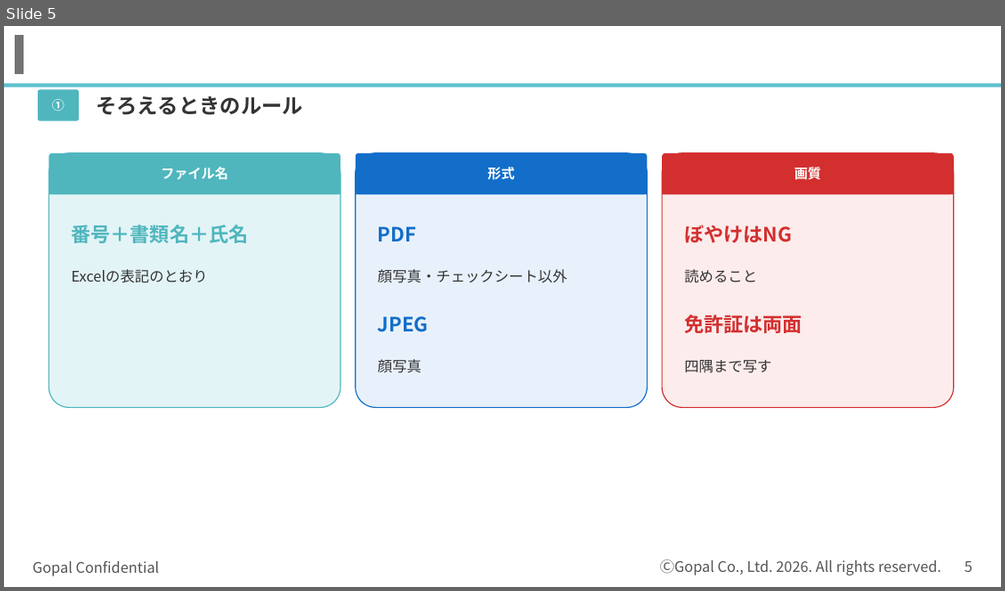
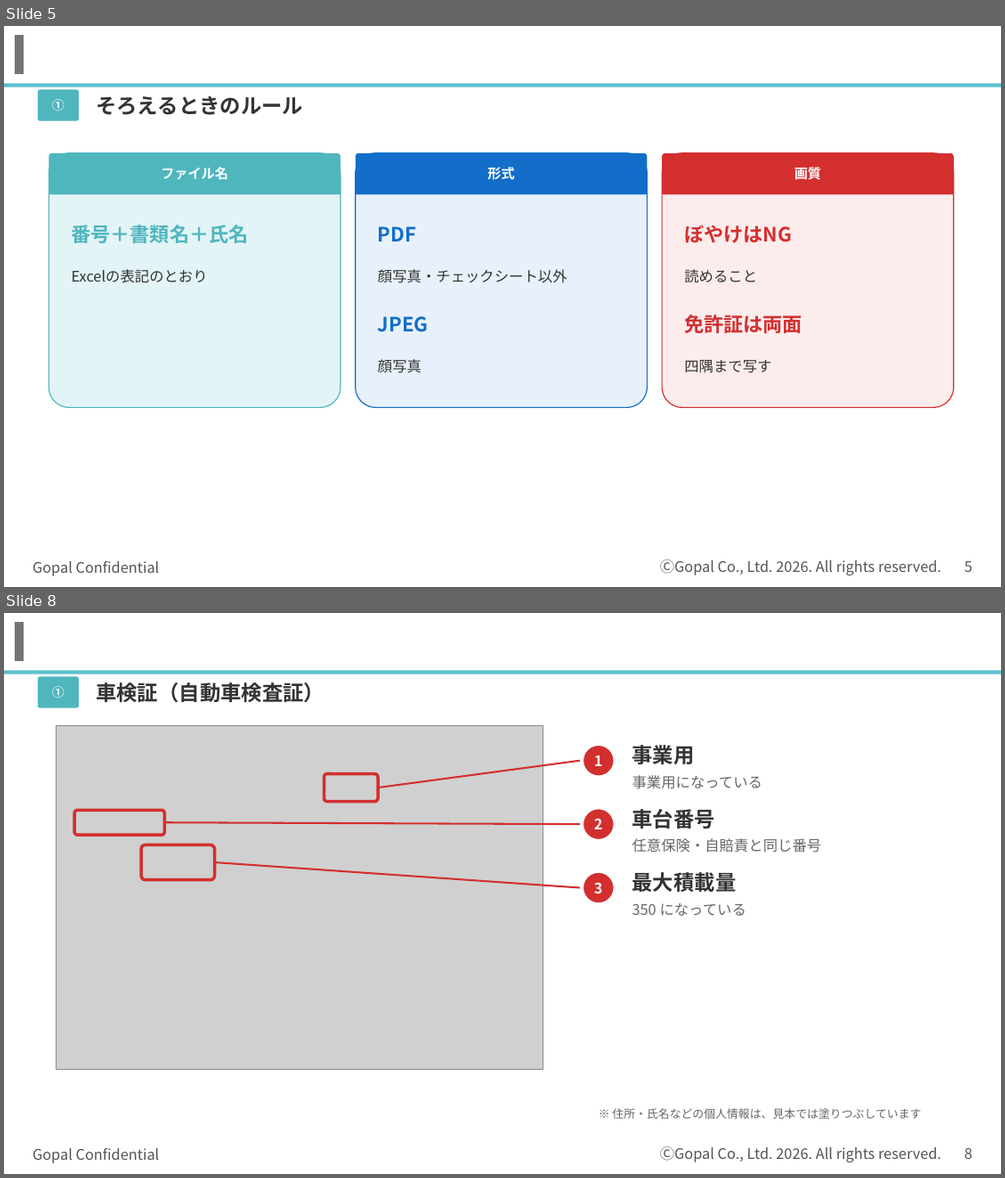
Before and after one commit to kagayugopal-eng/tamu, a slide deck: out/登録の流れ_書類準備まで.pptx. Shown one above the other, each under a label of ours: slide 5 before the commit, slides 5 and 8 after it; the slides between them are not shown. The pictures are 1005x591 and 1005x1178 pixels, drawn with LibreOffice and Linux fonts; fonts in the diff are those of the drawing; grey boxes stand for pictures; background and template pictures are left out. Boxes give left, top, right and bottom in pixels: in the first picture for what was removed or moved away, otherwise in the second. Text is boxed around its words. In the diff, an @@ line names an element or a change of style, - is before the commit and + after.

```diff
--- a/out/登録の流れ_書類準備まで.pptx
+++ b/out/登録の流れ_書類準備まで.pptx
@@ slide 8 added at bbox=[4, 613, 1001, 1174], background #FFFFFF; not listed: 5 template elements that a slide beside it also shows @@
@@ rounded rectangle added at bbox=[38, 676, 79, 708], fill #4FB6BE @@
@@ text added at bbox=[52, 686, 65, 698], 12 pt, text #FFFFFF, bold @@
+①
@@ text added at bbox=[96, 682, 324, 702], 20 pt, text #333333, bold @@
+車検証（自動車検査証）
@@ picture added at bbox=[57, 725, 543, 1070] @@
@@ ellipse added at bbox=[582, 745, 615, 776], fill #D32F2F, outline #FFFFFF 1.5 pt, 14 pt, text #FFFFFF, bold @@
+1
@@ text added at bbox=[632, 745, 695, 764], 20 pt, text #333333, bold @@
+事業用
@@ line added from (378, 787) to (580, 761), #D32F2F 1.75 pt @@
@@ rounded rectangle added at bbox=[324, 774, 378, 802], outline #D32F2F 3 pt @@
@@ text added at bbox=[632, 775, 762, 789], 14 pt, text #666666 @@
+事業用になっている
@@ rounded rectangle added at bbox=[74, 810, 165, 835], outline #D32F2F 3 pt @@
@@ line added from (165, 822) to (580, 824), #D32F2F 1.75 pt @@
@@ ellipse added at bbox=[582, 808, 615, 840], fill #D32F2F, outline #FFFFFF 1.5 pt, 14 pt, text #FFFFFF, bold @@
+2
@@ text added at bbox=[632, 809, 715, 828], 20 pt, text #333333, bold @@
+車台番号
@@ rounded rectangle added at bbox=[141, 844, 214, 880], outline #D32F2F 3 pt @@
@@ text added at bbox=[632, 838, 822, 852], 14 pt, text #666666 @@
+任意保険・自賠責と同じ番号
@@ line added from (215, 862) to (580, 887), #D32F2F 1.75 pt @@
@@ ellipse added at bbox=[582, 872, 615, 903], fill #D32F2F, outline #FFFFFF 1.5 pt, 14 pt, text #FFFFFF, bold @@
+3
@@ text added at bbox=[632, 872, 736, 892], 20 pt, text #333333, bold @@
+最大積載量
@@ text added at bbox=[632, 903, 746, 916], 14 pt, text #666666 @@
+350 になっている
@@ text added at bbox=[612, 1108, 921, 1119], 11 pt, text #666666 @@
+※ 住所・氏名などの個人情報は、見本では塗りつぶしています
```
Also in this commit, not shown: 5 other slides added.
